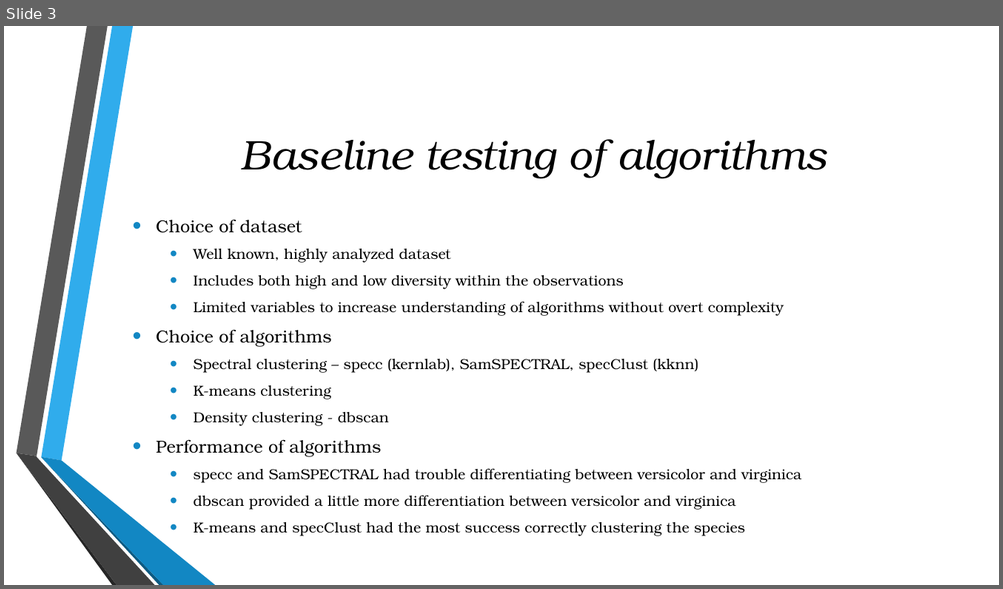
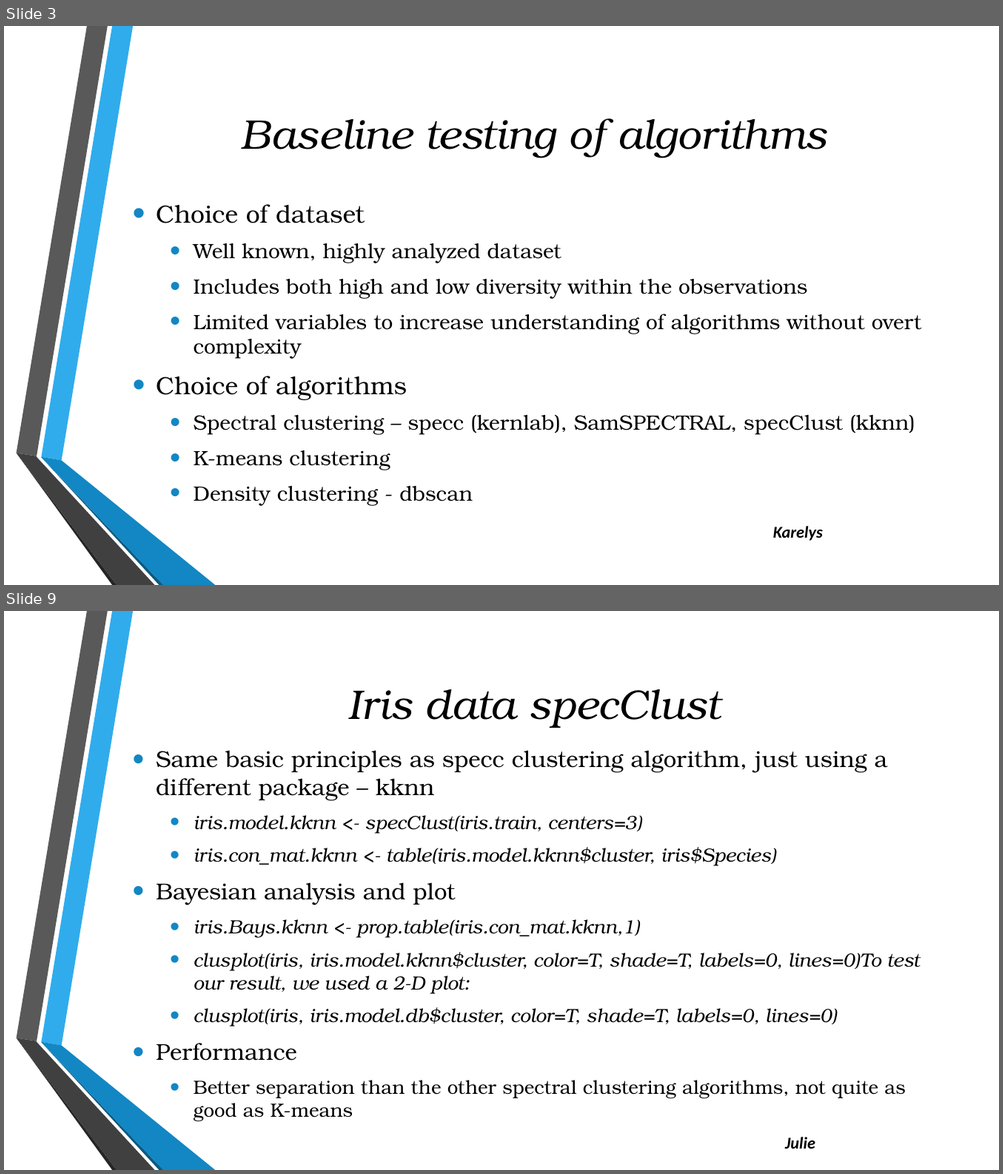
Before and after one commit to julielinx/Final-_Project, a slide deck: Presentation2.pptx. Shown one above the other, each under a label of ours: slide 3 before the commit, slides 3 and 9 after it; the slides between them are not shown. The pictures are 1003x589 and 1003x1174 pixels, drawn with LibreOffice and Linux fonts; fonts in the diff are those of the drawing; background and template pictures are left out. Boxes give left, top, right and bottom in pixels: in the first picture for what was removed or moved away, otherwise in the second. Text is boxed around its words. In the diff, an @@ line names an element or a change of style, - is before the commit and + after.

```diff
--- a/Presentation2.pptx
+++ b/Presentation2.pptx
@@ slide 9 added at [4,611,999,1170], background picture (left out); not listed: 6 template elements that a slide beside it also shows @@
@@ title added at [348,689,720,728], 40 pt, text #000000, italic @@
+Iris data specClust
@@ text added at [156,750,919,1122], 18.5 pt, text #000000, italic @@
+• Same basic principles as specc clustering algorithm, just using a different package – kknn
+  • iris.model.kknn <- specClust(iris.train, centers=3)
+  • iris.con_mat.kknn <- table(iris.model.kknn$cluster, iris$Species)
+• Bayesian analysis and plot
+  • iris.Bays.kknn <- prop.table(iris.con_mat.kknn,1)
+  • clusplot(iris, iris.model.kknn$cluster, color=T, shade=T, labels=0, lines=0)To test our result, we used a 2-D plot:
+  • clusplot(iris, iris.model.db$cluster, color=T, shade=T, labels=0, lines=0)
+• Performance
+  • Better separation than the other spectral clustering algorithms, not quite as good as K-means
@@ text added at [785,1137,815,1149], 16 pt, text #000000, bold, italic @@
+Julie
@@ slide 3 changed as well @@
@@ title "Baseline testing of algorithms": place and size @@
-title "Baseline testing of algorithms" at [241,140,826,179]
+title "Baseline testing of algorithms" at [241,119,826,158]
@@ text "Choice of dataset": place and size @@
-text "Choice of dataset" at [156,219,802,537]
+text "Choice of dataset" at [156,204,922,506]
@@ text "Choice of dataset" at [156,204,922,506]: size 16.8 to 24 pt in "Choice of dataset", "Choice of algorithms"; size 14 to 20 pt in "Well known, highly analyzed dataset", "Includes both high and low diversity within ...", "Limited variables to increase understanding of algorithms ...", "Spectral clustering – specc (kernlab), SamSPECTRAL, specClus ..." and 2 more places; more space between paragraphs @@
@@ text at [156,440,802,537]: paragraphs removed @@
-• Performance of algorithms
-  • specc and SamSPECTRAL had trouble differentiating between versicolor and virginica
-  • dbscan provided a little more differentiation between versicolor and virginica
-  • K-means and specClust had the most success correctly clustering the species
@@ text added at [773,526,822,541], 16 pt, text #000000, bold, italic @@
+Karelys
```
Also in this commit, not shown: 4 other slides changed, 8 other slides added.
